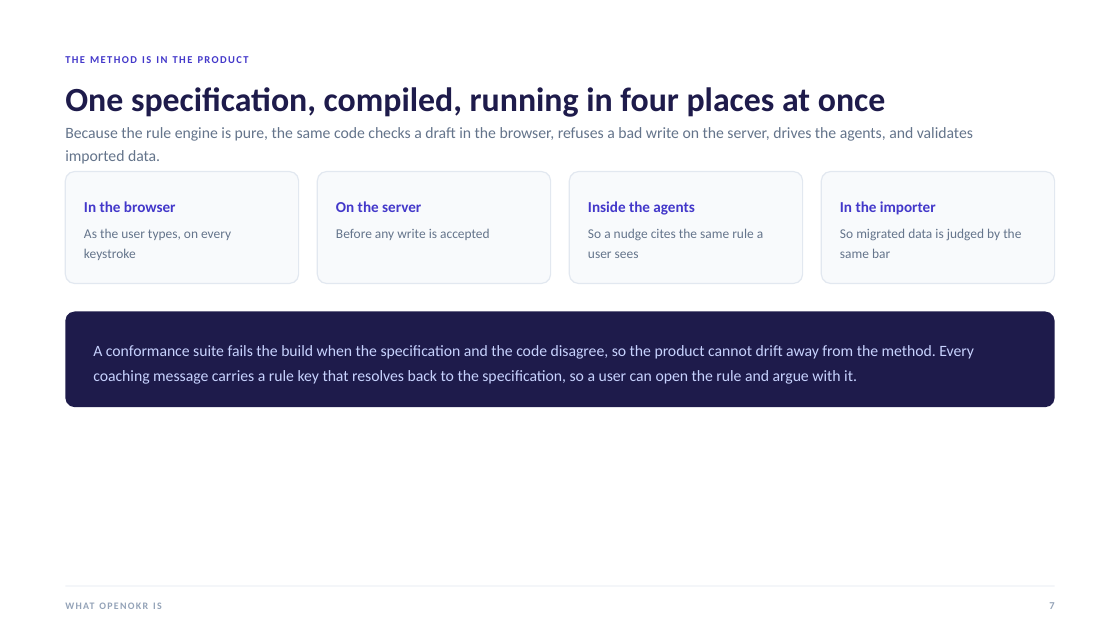
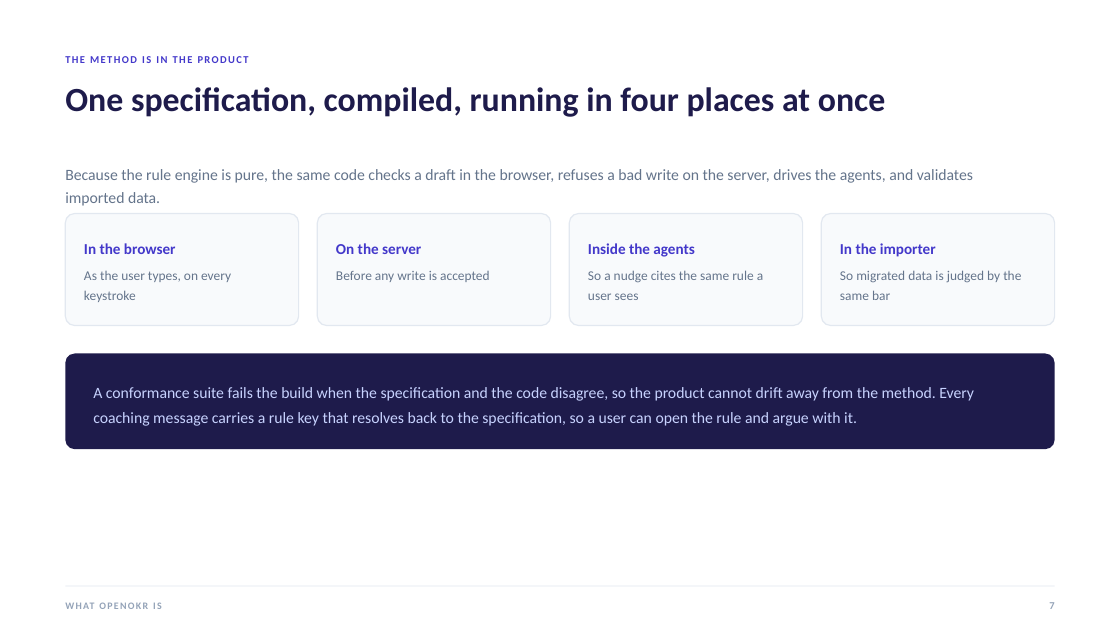
Before and after one commit to open-okr/open-okr, a slide deck: slide 7 of docs/stakeholder/OpenOKR-Deck.pptx. Drawn at 1120x630 pixels with LibreOffice and Linux fonts; fonts in the diff are those of the drawing. Boxes give left, top, right and bottom in pixels: in the first picture for what was removed or moved away, otherwise in the second. Text is boxed around its words. In the diff, an @@ line names an element or a change of style, - is before the commit and + after.

Commit message:
Refactor presentation deck generation and improve layout handling
- Removed unnecessary compiled Python files from the cache.
- Updated `make-deck.py` to dynamically calculate heading sizes based on character count, improving text fitting.
- Adjusted layout dimensions and spacing for various elements to enhance visual consistency.
- Modified `preview.py` to ensure proper CSS styling for slides, including width adjustments for better rendering.

```diff
--- a/docs/stakeholder/OpenOKR-Deck.pptx
+++ b/docs/stakeholder/OpenOKR-Deck.pptx
@@ 10 texts, 5 rounded rectangles: place and size @@
-10 texts, 5 rounded rectangles at [65, 127, 1055, 408]
+10 texts, 5 rounded rectangles at [65, 169, 1055, 450]
```
Also in this commit, not shown: 19 other slides changed, 41 other files.
